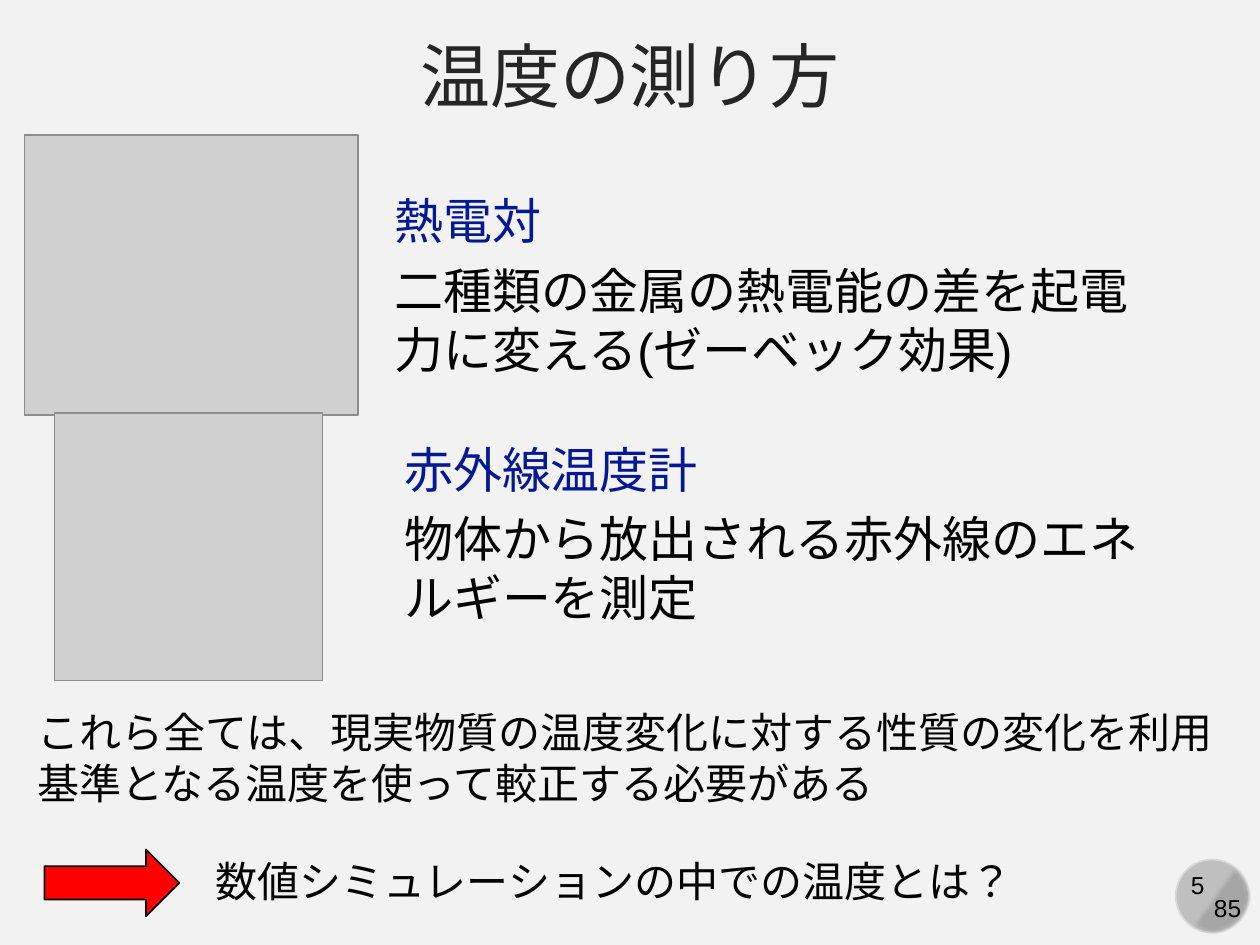
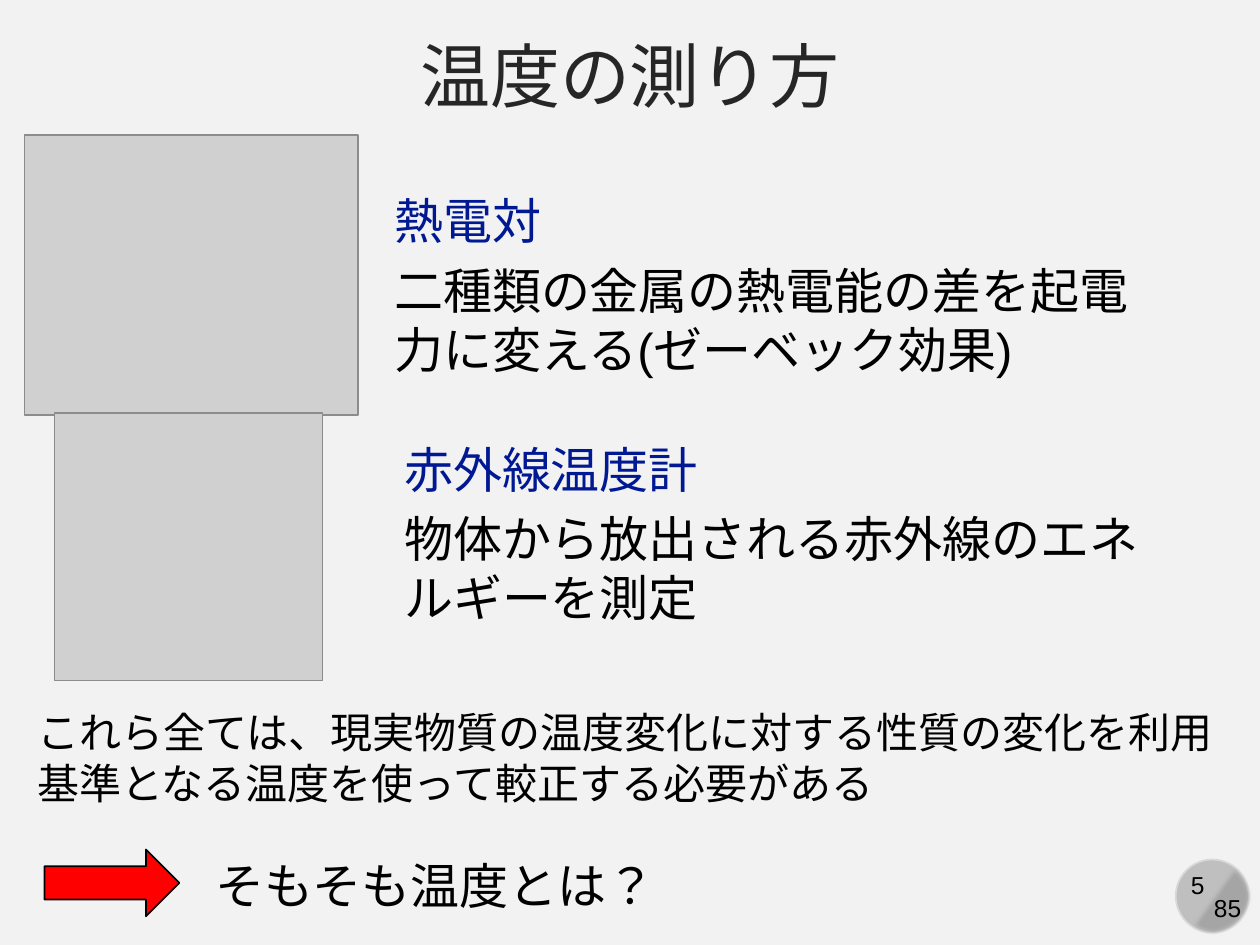
Before and after one commit to kaityo256/simulation_engineering, a slide deck: slide 5 of 06_md_observable/simulation06.pptx. Drawn at 1260x945 pixels with LibreOffice and Linux fonts; fonts in the diff are those of the drawing; grey boxes stand for pictures. Boxes give left, top, right and bottom in pixels: in the first picture for what was removed or moved away, otherwise in the second. Text is boxed around its words. In the diff, an @@ line names an element or a change of style, - is before the commit and + after.

Commit message:
14 slides

```diff
--- a/06_md_observable/simulation06.pptx
+++ b/06_md_observable/simulation06.pptx
@@ text at (216, 862, 655, 908): text changed; size 24 to 28 pt @@
-数値シミュレーションの中での温度とは？
+そもそも温度とは？
```
Also in this commit, not shown: 1 other slide changed, 9 slides added.
